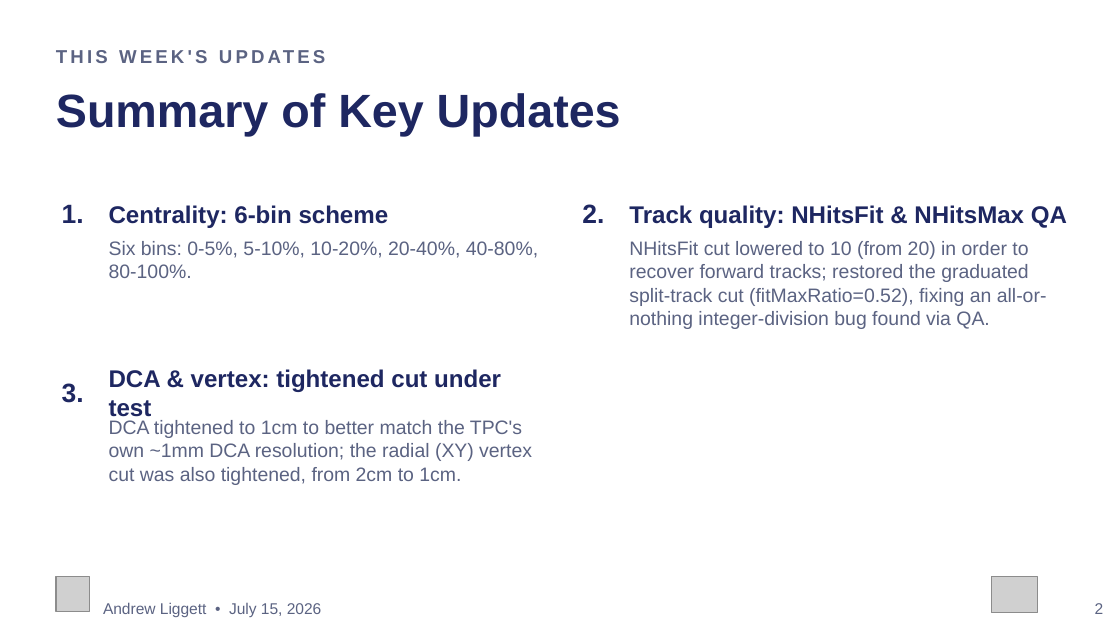
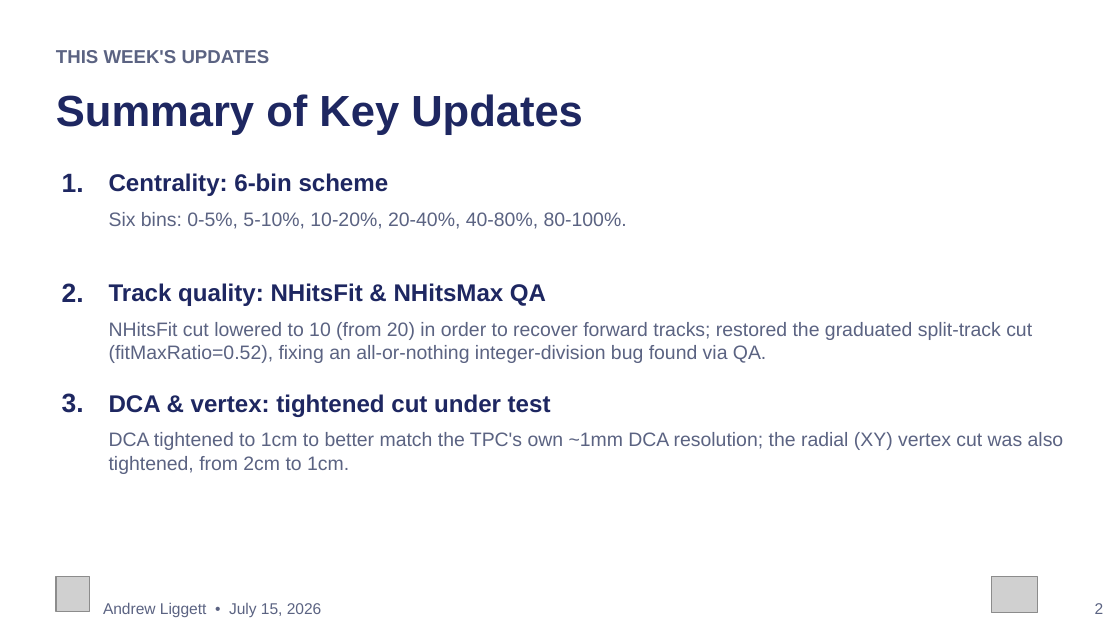
Before and after one commit to liggett2820/lightflavorspectra_OO200, a slide deck: slide 2 of docs/OO200_Spectra_Status_Update.pptx. Drawn at 1120x630 pixels with LibreOffice and Linux fonts; fonts in the diff are those of the drawing; grey boxes stand for pictures. Boxes give left, top, right and bottom in pixels: in the first picture for what was removed or moved away, otherwise in the second. Text is boxed around its words. In the diff, an @@ line names an element or a change of style, - is before the commit and + after.

Commit message:
Reformat slides 2 and 6 from 2-column grid to a single-column numbered list

```diff
--- a/docs/OO200_Spectra_Status_Update.pptx
+++ b/docs/OO200_Spectra_Status_Update.pptx
@@ text "THIS WEEK'S UPDATES" at bbox=[56, 50, 270, 63]: letter spacing 2 to 0 pt @@
@@ text "Summary of Key Updates" at bbox=[56, 94, 583, 135]: size 30 to 28 pt @@
@@ text "1.": place and size @@
-text "1." at bbox=[62, 204, 84, 223]
+text "1." at bbox=[62, 173, 84, 192]
@@ text "Centrality: 6-bin scheme": place and size @@
-text "Centrality: 6-bin scheme" at bbox=[109, 205, 389, 228]
+text "Centrality: 6-bin scheme" at bbox=[109, 173, 389, 196]
@@ text "Six bins: 0-5%, 5-10%, 10-20%, ..." rewrapped from bbox=[109, 241, 538, 278] to bbox=[109, 212, 627, 229] @@
@@ text "2.": place and size @@
-text "2." at bbox=[582, 204, 604, 223]
+text "2." at bbox=[62, 283, 84, 302]
@@ text "Track quality: NHitsFit & NHitsMax ...": place and size @@
-text "Track quality: NHitsFit & NHitsMax ..." at bbox=[629, 205, 1067, 228]
+text "Track quality: NHitsFit & NHitsMax ..." at bbox=[109, 283, 546, 306]
@@ text "NHitsFit cut lowered to 10 ..." rewrapped from bbox=[629, 241, 1047, 329] to bbox=[109, 322, 1032, 363] @@
@@ text "3.": place and size @@
-text "3." at bbox=[62, 383, 84, 403]
+text "3." at bbox=[62, 393, 84, 413]
@@ text "DCA & vertex: tightened cut ..." rewrapped from bbox=[109, 369, 501, 422] to bbox=[109, 394, 551, 417] @@
@@ text "DCA tightened to 1cm to ..." rewrapped from bbox=[109, 420, 532, 485] to bbox=[109, 432, 1064, 474] @@
```
Also in this commit, not shown: 1 other slide changed.
